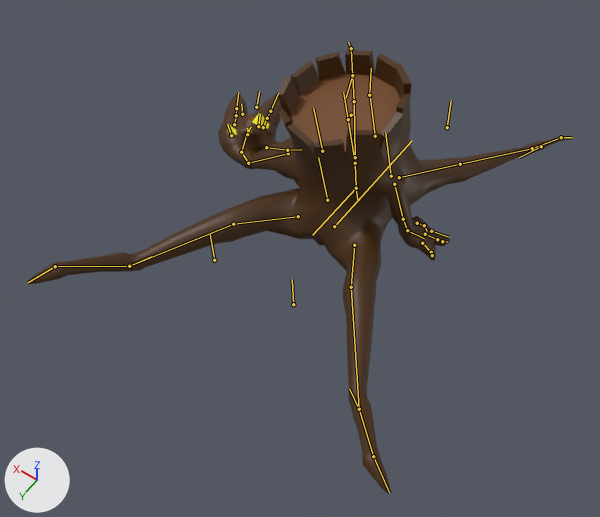
The Blender file Models/Enemies/Oaken.blend as it was, and as the next commit left it.
Both versions are drawn from a camera (50 mm lens) standing at (-2.83, 4.56, 6.33) and looking at (-0.14, 0.8, 0.42). Lighting does not change. The marker at lower left points along +X, +Y and +Z. Both versions are drawn at frame 15 of the action 'OakenDeath'; the numbers are the values there. The bones that bend it are drawn over the model as lines.

The first picture shows 'Oaken'.
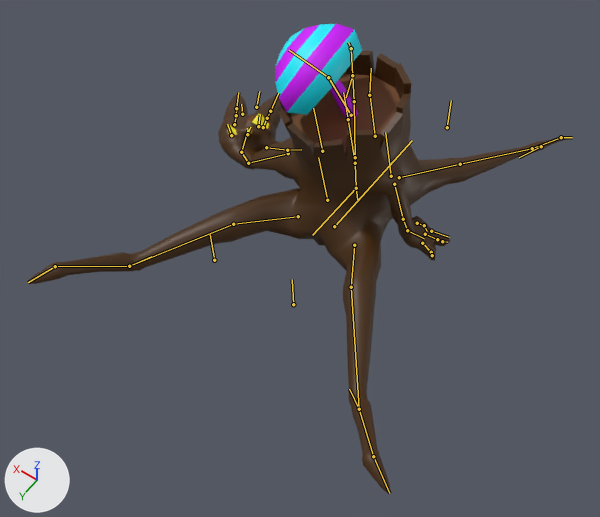
Commit message: Death ajustes cogumelo

Scene script edits in JSON lines:
```json
{"block": "bone_mushroombase", "where": "bone_mushroombase = bpy.data.objects['OakenRig'].pose.bones['MushroomBase']  # child of 'Head'"}
{"op": "set", "path": "bone_mushroombase.scale", "old": "(0.0, 0.0, 0.0)", "new": "(1.0, 1.0, 1.0)"}
```

Boxes [x1, y1, x2, y2] around the edits, measured in the pictures (600 x 517 px):
```json
{"object": "Mushroom", "change": "posed", "after": [275, 24, 362, 119], "on screen": "not visible before"}
{"bone": "MushroomBase", "before": "(351, 115) to (351, 115)", "after": "(351, 115) to (328, 77)"}
```
